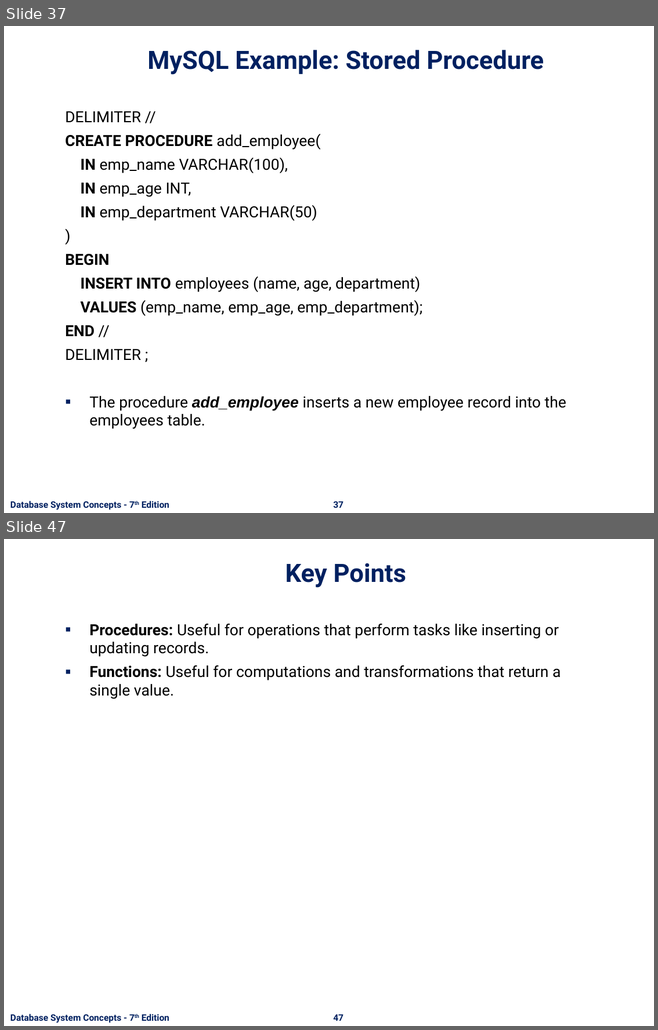
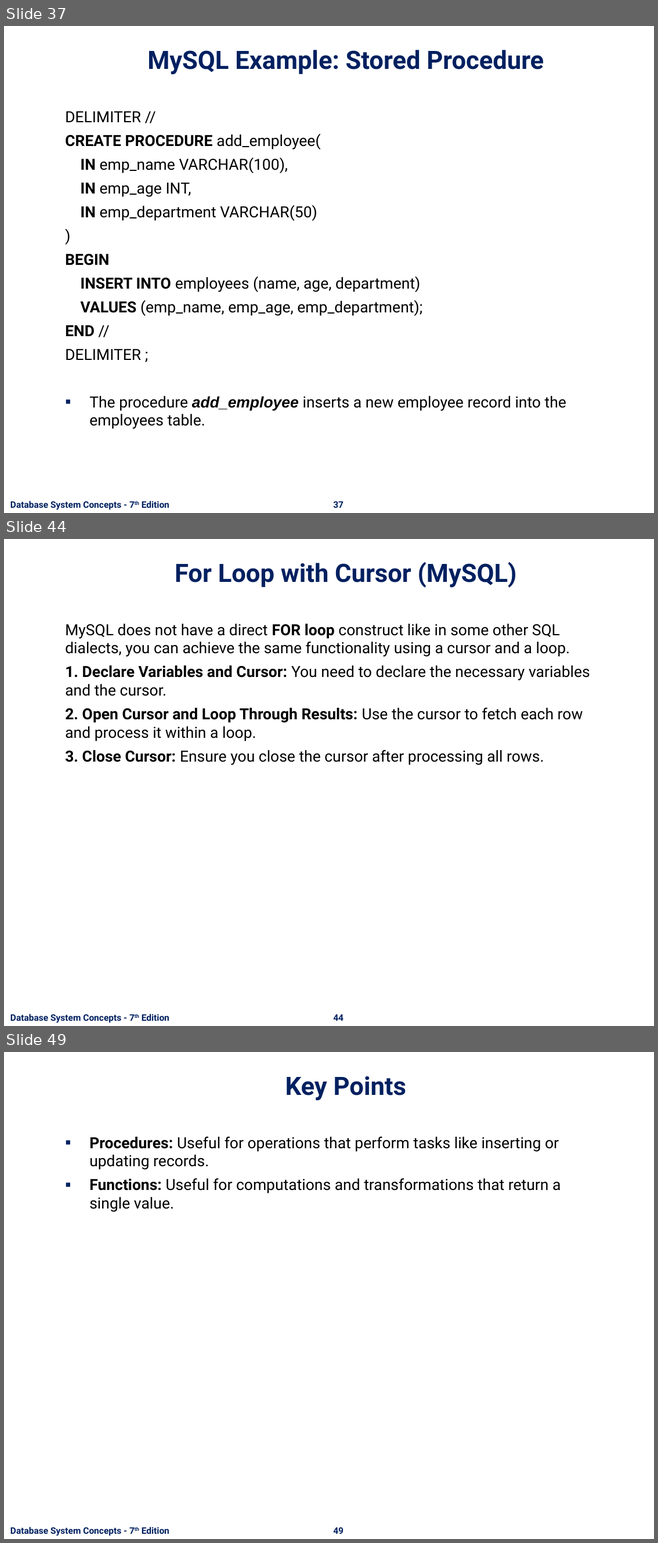
Before and after one commit to nashurgessa/DB-practices, a slide deck: Slides/L18-24 Advanced SQL.pptx. Shown one above the other, each under a label of ours: slides 37 and 47 before the commit, slides 37, 44 and 49 after it; the slides between them are not shown. The pictures are 658x1030 and 658x1543 pixels, drawn with LibreOffice and Linux fonts; fonts in the diff are those of the drawing; background and template pictures are left out. Boxes give left, top, right and bottom in pixels: in the first picture for what was removed or moved away, otherwise in the second. Text is boxed around its words. In the diff, an @@ line names an element or a change of style, - is before the commit and + after.

```diff
--- a/Slides/L18-24 Advanced SQL.pptx
+++ b/Slides/L18-24 Advanced SQL.pptx
@@ slide 44 added at [4, 539, 654, 1026], background #FFFFFF; not listed: 2 template elements that a slide beside it also shows @@
@@ title added at [175, 562, 517, 588], 28 pt, text #002060, bold @@
+For Loop with Cursor (MySQL)
@@ text added at [65, 624, 590, 765], 17 pt, text #000000 @@
+MySQL does not have a direct FOR loop construct like in some other SQL dialects, you can achieve the same functionality using a cursor and a loop.
+1. Declare Variables and Cursor: You need to declare the necessary variables and the cursor.
+2. Open Cursor and Loop Through Results: Use the cursor to fetch each row and process it within a loop.
+3. Close Cursor: Ensure you close the cursor after processing all rows.
@@ what was slide 47 is now slide 49 @@
@@ page number at [333, 1527, 343, 1534]: text changed @@
-47
+49
```
Also in this commit, not shown: 13 slides changed, 1 other slide added, 3 other files.
